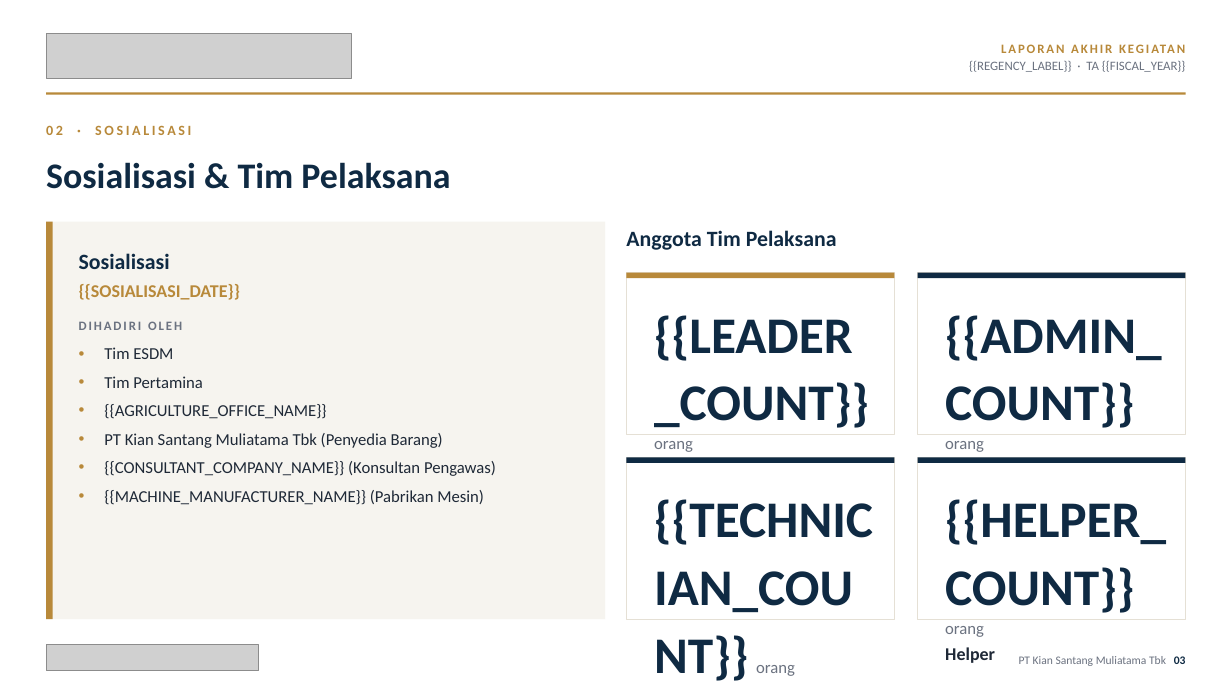
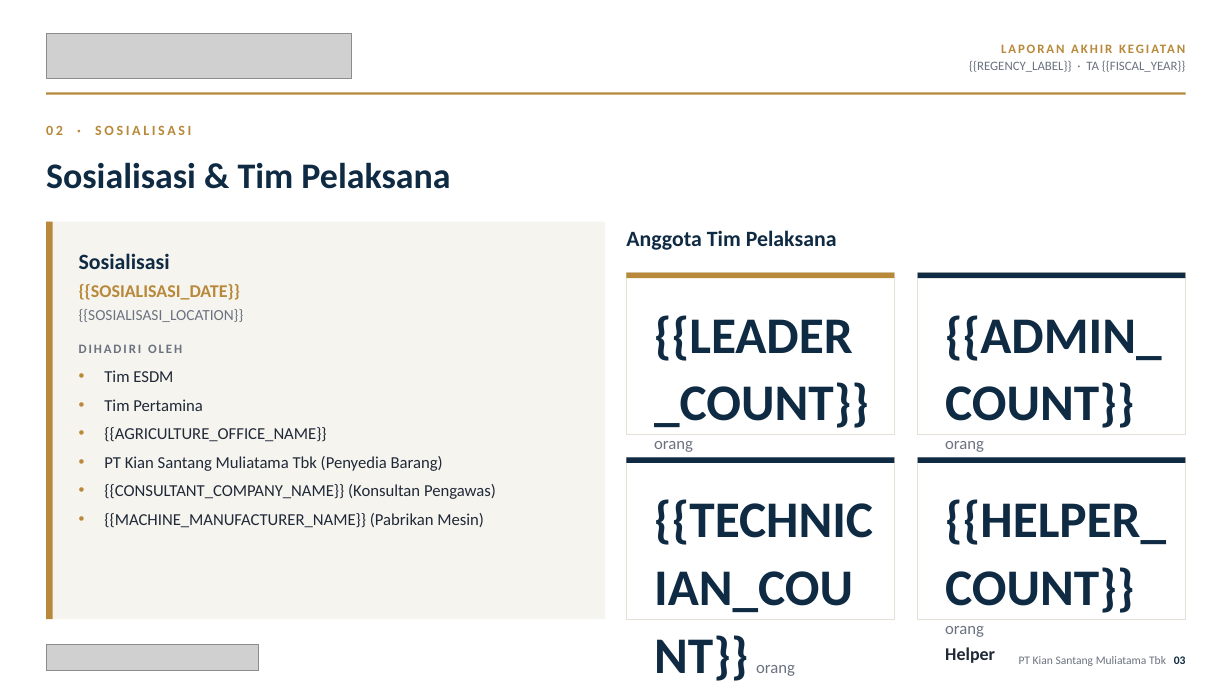
Before and after one commit to RndraThr/Konverter_Kit_Gas, a slide deck: slide 3 of internal/finalreport/template/final_report_template.pptx. Drawn at 1232x693 pixels with LibreOffice and Linux fonts; fonts in the diff are those of the drawing; grey boxes stand for pictures. Boxes give left, top, right and bottom in pixels: in the first picture for what was removed or moved away, otherwise in the second. Text is boxed around its words. In the diff, an @@ line names an element or a change of style, - is before the commit and + after.

```diff
--- a/internal/finalreport/template/final_report_template.pptx
+++ b/internal/finalreport/template/final_report_template.pptx
@@ text at <box>79,309,244,322</box>: paragraph added @@
+{{SOSIALISASI_LOCATION}}
```
Also in this commit, not shown: 4 other slides changed, 14 other files.
